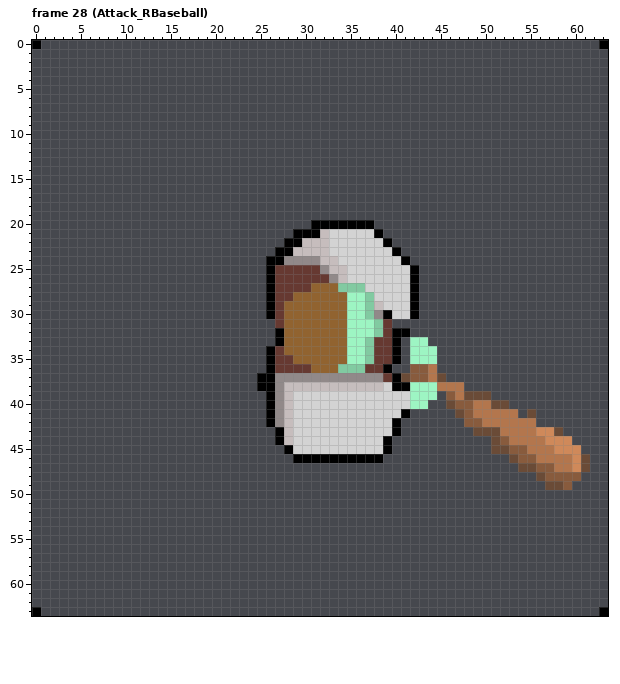
Pixel-art file -- Assets/Sprites/Guy_Baseball.ase. The first picture shows the starting point.
64x64 pixels, 36 frames. Shown: frame 28 (Attack_RBaseball). The commit also changed other frames, which this record leaves out.
And afterwards:
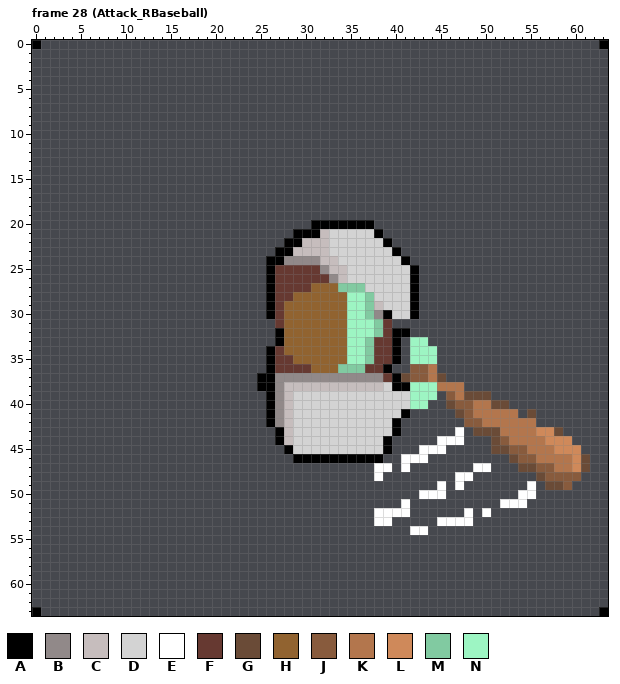
Palette (. is transparent): A #000000  B #918989  C #c6bdbd  D #d3d3d3  E #ffffff  F #663931  G #6a4b37  H #916330  J #885b3d  K #b3764d  L #cf895a  M #81caa1  N #9df5c3
Edits made:
Frame 28 (Attack_RBaseball), layer "Layer 1":
Colour E is added in row 43 at x 47; in row 44 at x 45 to 47; in row 45 at x 43 to 45; in row 46 at x 41 to 43; in row 47 at x 38 to 39, 41 and 49 to 50; in row 48 at x 38 and 47 to 48.
Colour E is added in row 49 at x 45, 47 and 55; in row 50 at x 43 to 45 and 54 to 55; in row 51 at x 41 and 52 to 54; in row 52 at x 38 to 41, 48 and 50; in row 53 at x 38 to 39 and 45 to 48; in row 54 at x 42 to 43.
